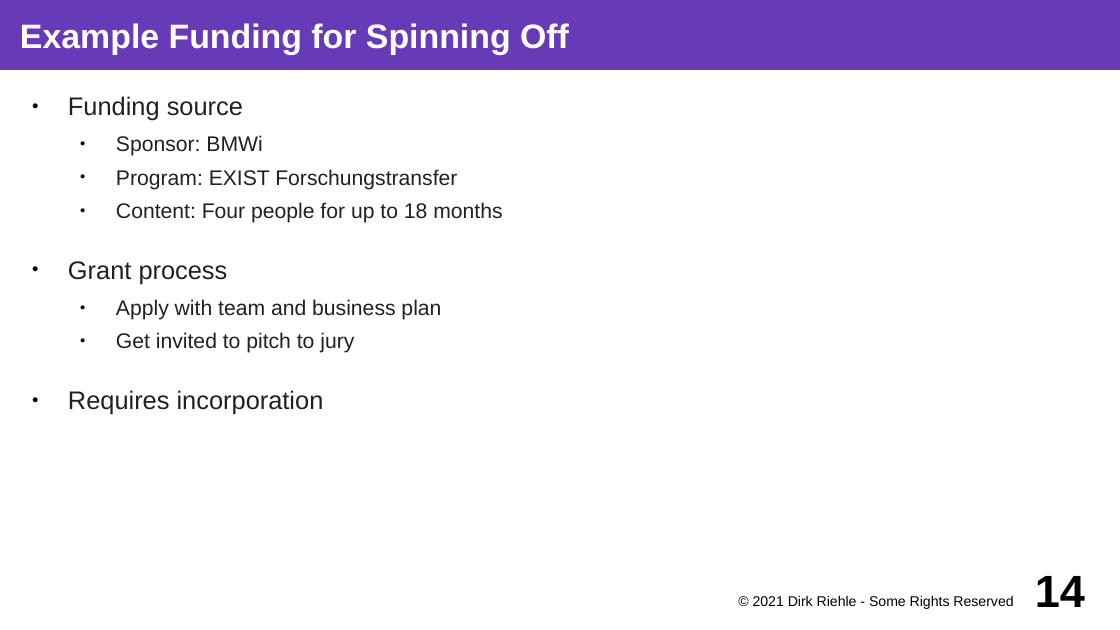
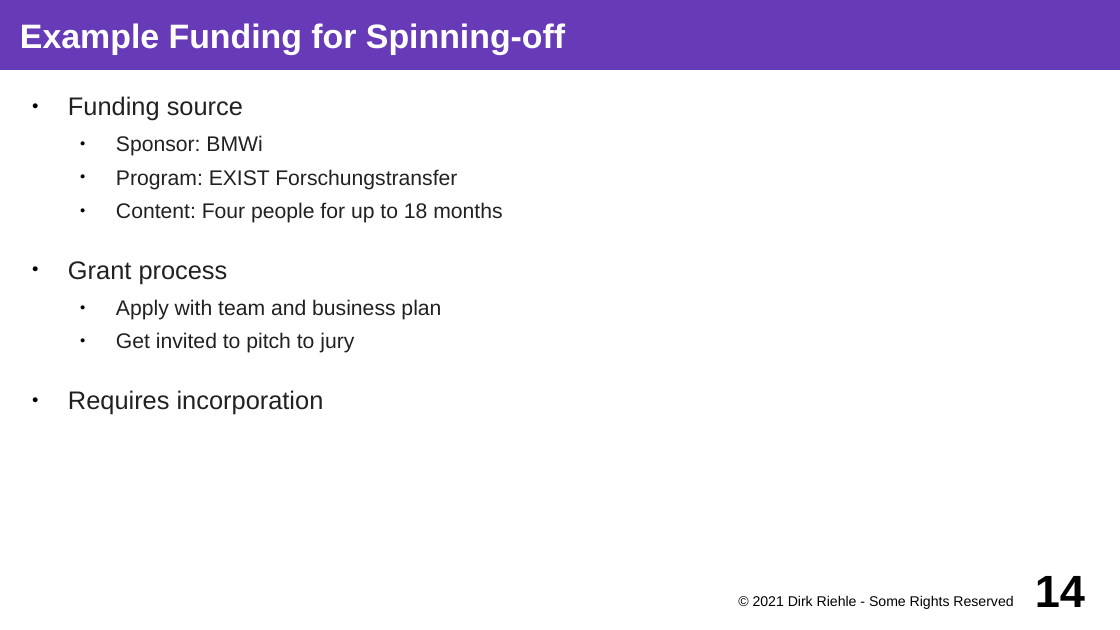
Before and after one commit to dirkriehle/coss-course, a slide deck: slide 14 of Lecture slides/COSS D03 - University Spin-offs.odp. Drawn at 1120x630 pixels with LibreOffice and Linux fonts; fonts in the diff are those of the drawing. Boxes give left, top, right and bottom in pixels: in the first picture for what was removed or moved away, otherwise in the second. Text is boxed around its words. In the diff, an @@ line names an element or a change of style, - is before the commit and + after.

```diff
--- a/Lecture slides/COSS D03 - University Spin-offs.odp
+++ b/Lecture slides/COSS D03 - University Spin-offs.odp
@@ title at (20, 23, 565, 55): text changed @@
-Example Funding for Spinning Off
+Example Funding for Spinning-off
```
Also in this commit, not shown: 10 other slides changed, 3 other files.
